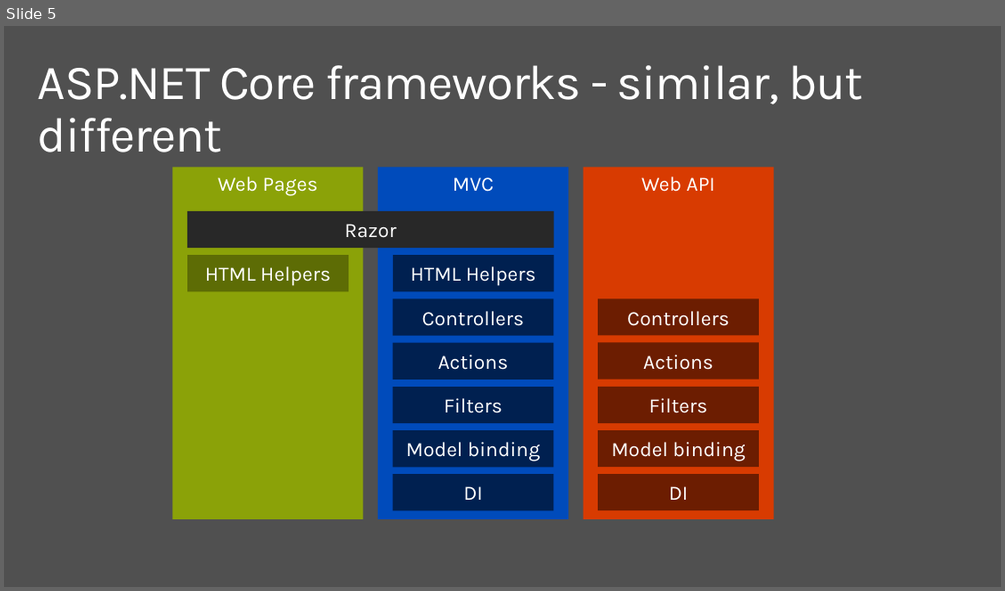
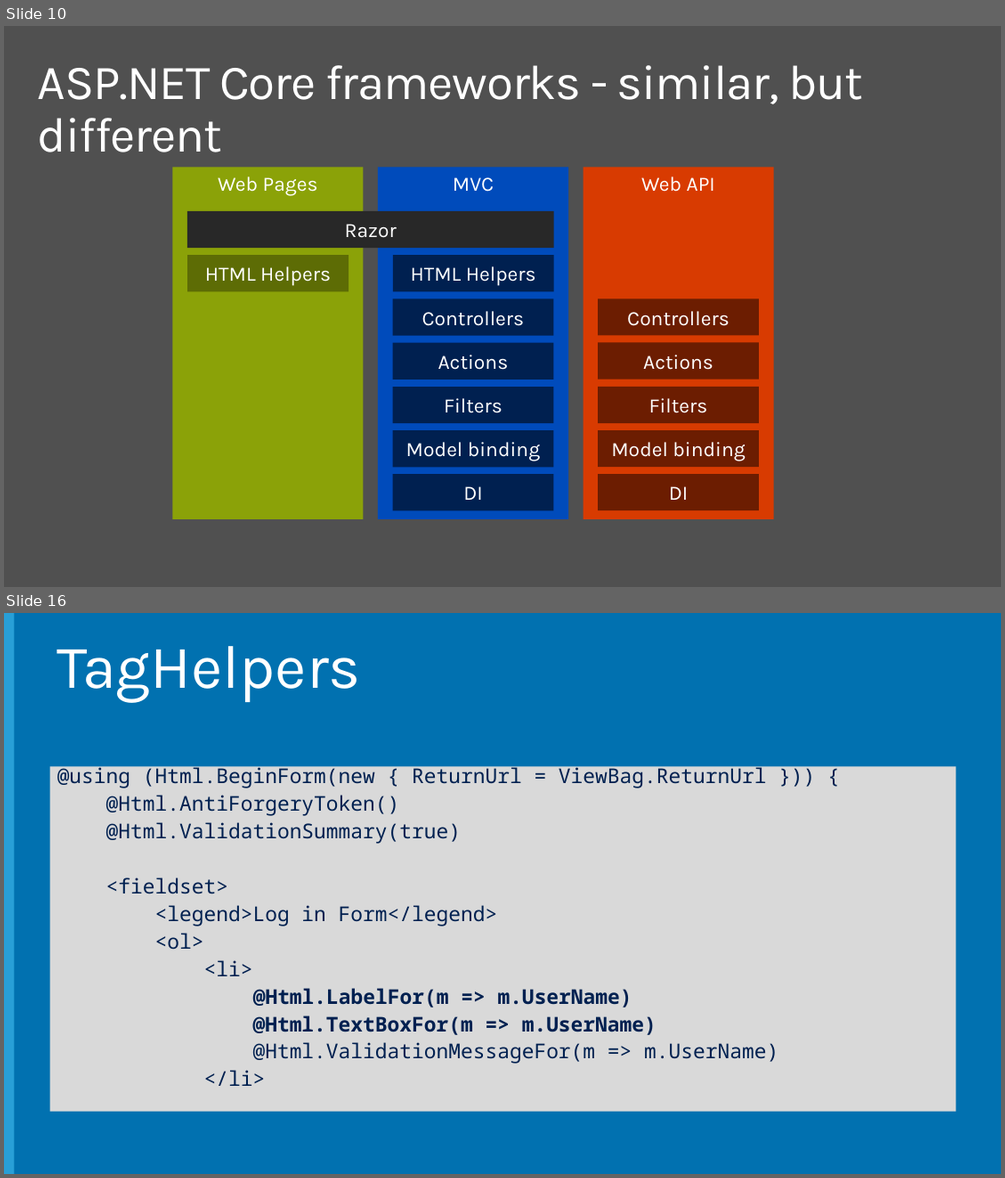
Before and after one commit to dotnet-presentations/dotnetcore-workshop, a slide deck: 2-Web-Dev/netcore-workshop-webdev.pptx. Shown one above the other, each under a label of ours: slide 5 before the commit, slides 10 and 16 after it; the slides between them are not shown. The pictures are 1005x591 and 1005x1178 pixels, drawn with LibreOffice and Linux fonts; fonts in the diff are those of the drawing; background and template pictures are left out. Boxes give left, top, right and bottom in pixels: in the first picture for what was removed or moved away, otherwise in the second. Text is boxed around its words. In the diff, an @@ line names an element or a change of style, - is before the commit and + after.

```diff
--- a/2-Web-Dev/netcore-workshop-webdev.pptx
+++ b/2-Web-Dev/netcore-workshop-webdev.pptx
@@ slide 16 added at (4,613,1001,1174), background #0171B0 @@
@@ rectangle added at (4,613,15,1174), fill #289FD7 @@
@@ title added at (57,646,361,702), 60 pt, text #FFFFFF @@
+TagHelpers
@@ text added at (50,766,956,1111), fill #D9D9D9, 20 pt, text #002050 @@
+@using (Html.BeginForm(new { ReturnUrl = ViewBag.ReturnUrl })) {
+@Html.AntiForgeryToken()
+@Html.ValidationSummary(true)
+<fieldset>
+<legend>Log in Form</legend>
+<ol>
+<li>
+@Html.LabelFor(m => m.UserName)
+@Html.TextBoxFor(m => m.UserName)
+@Html.ValidationMessageFor(m => m.UserName)
+</li>
@@ what was slide 5 is now slide 10 @@
```
Also in this commit, not shown: 1 slide changed, 16 other slides added.
